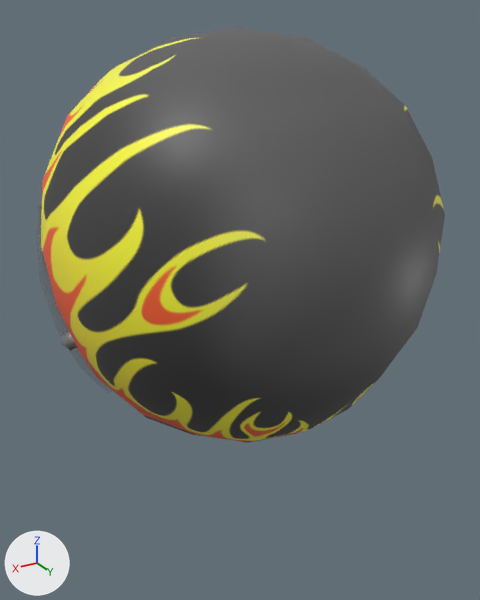
A saved change to the Blender file head_Girl/head_Girl.blend.
One viewpoint serves both versions: a 50 mm camera at (0.316, 0.529, 0.35) aimed at (-0.001, 0.001, 0.086). The lights are fixed; the arrows at lower left show +X, +Y and +Z. The older version comes first.

Objects in the first picture: 'helmet', 'helmet.glass' and 1 more.
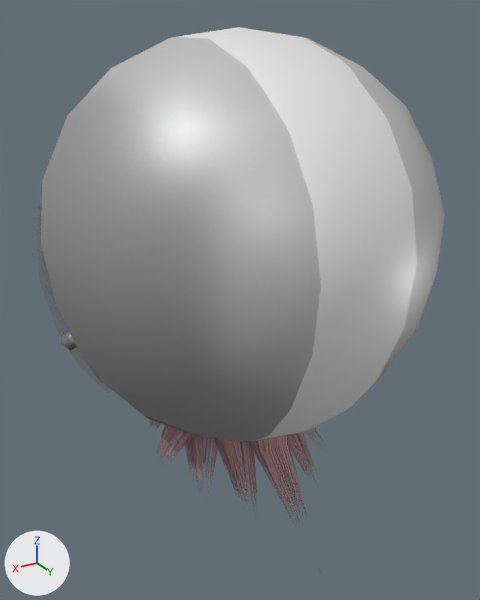
Commit message: added under helmet hair

Edits to the bpy script that builds the scene:
```text
Add img_helmet_line_png:
    img_helmet_line_png = load_image('helmet_line.png', 'tex/helmet/helmet_line.png', 512, 512, 'sRGB')
Add img_helmet_line_m_png:
    img_helmet_line_m_png = load_image('helmet_line_m.png', 'tex/helmet/helmet_line_m.png', 256, 256, 'sRGB')
Add img_helmet_line_n_png:
    img_helmet_line_n_png = load_image('helmet_line_n.png', 'tex/helmet/helmet_line_n.png', 512, 512, 'Non-Color')
Add img_hair_png:
    img_hair_png = load_image('hair.png', 'tex/hairs/hair.png', 1024, 1024, 'sRGB')
Add img_hair_n_png:
    img_hair_n_png = load_image('hair_n.png', 'tex/hairs/hair_n.png', 512, 512, 'Non-Color')
Add mat_helmet_line_tex:
    mat_helmet_line_tex = bpy.data.materials.new('Helmet.Line.Tex')
    # uses the picture img_helmet_line_m_png
    # uses the picture img_helmet_line_n_png
    # uses the picture img_helmet_line_png
Add mat_hair_tex:
    mat_hair_tex = bpy.data.materials.new('hair.tex')
    # uses the picture img_hair_n_png
    # uses the picture img_hair_png
Change me_icosphere:
    where me_icosphere.from_pydata(...)  # 101 vertices, 149 faces; spans x -0.182..0.0, y -0.194..0.194, z -0.015..0.339
    remove me_icosphere.materials.append(mat_helmet_fire_tex)
    add me_icosphere.materials.append(mat_helmet_line_tex)
Add me_hair_girl_002:
    me_hair_girl_002.from_pydata(...)  # 134 vertices, 115 faces; spans x -0.125..0.0, y -0.157..0.153, z -0.143..0.198
    me_hair_girl_002.polygons.foreach_set('use_smooth', [True] * 115)
    me_hair_girl_002.materials.append(mat_hair_tex)
Add ob_helmet_hair_girl:
    ob_helmet_hair_girl = bpy.data.objects.new('helmet.hair.girl', me_hair_girl_002)
    ob_helmet_hair_girl.parent = ob_helmet
    ob_helmet_hair_girl.location = (0.0, 0.0, 0.0)
    _m = ob_helmet_hair_girl.modifiers.new('Mirror', 'MIRROR')
```

What differs and where, as boxes (x1, y1, x2, y2) in the pictures (480 x 600 px):
'helmet', recoloured (lighter)
    both: (41, 27, 445, 443)
'helmet.hair.girl', added (brown)
    after: (150, 419, 322, 522)
